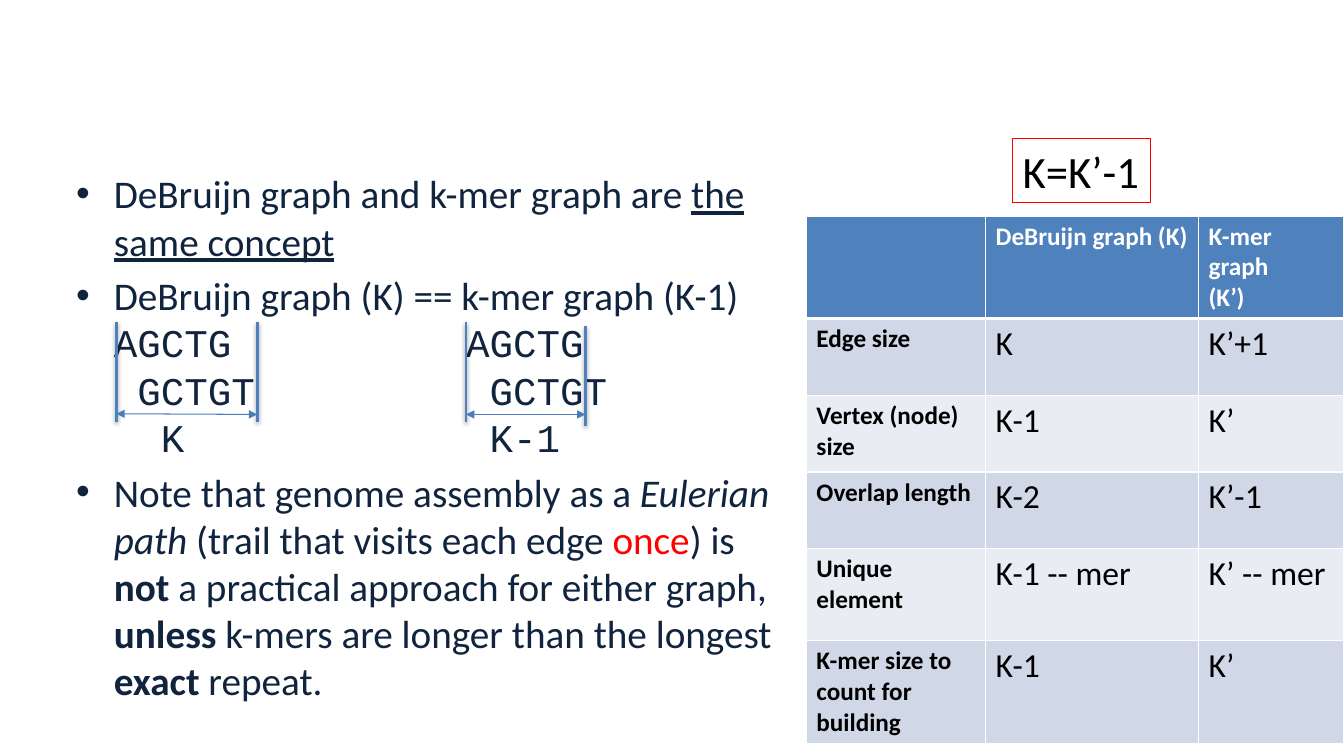
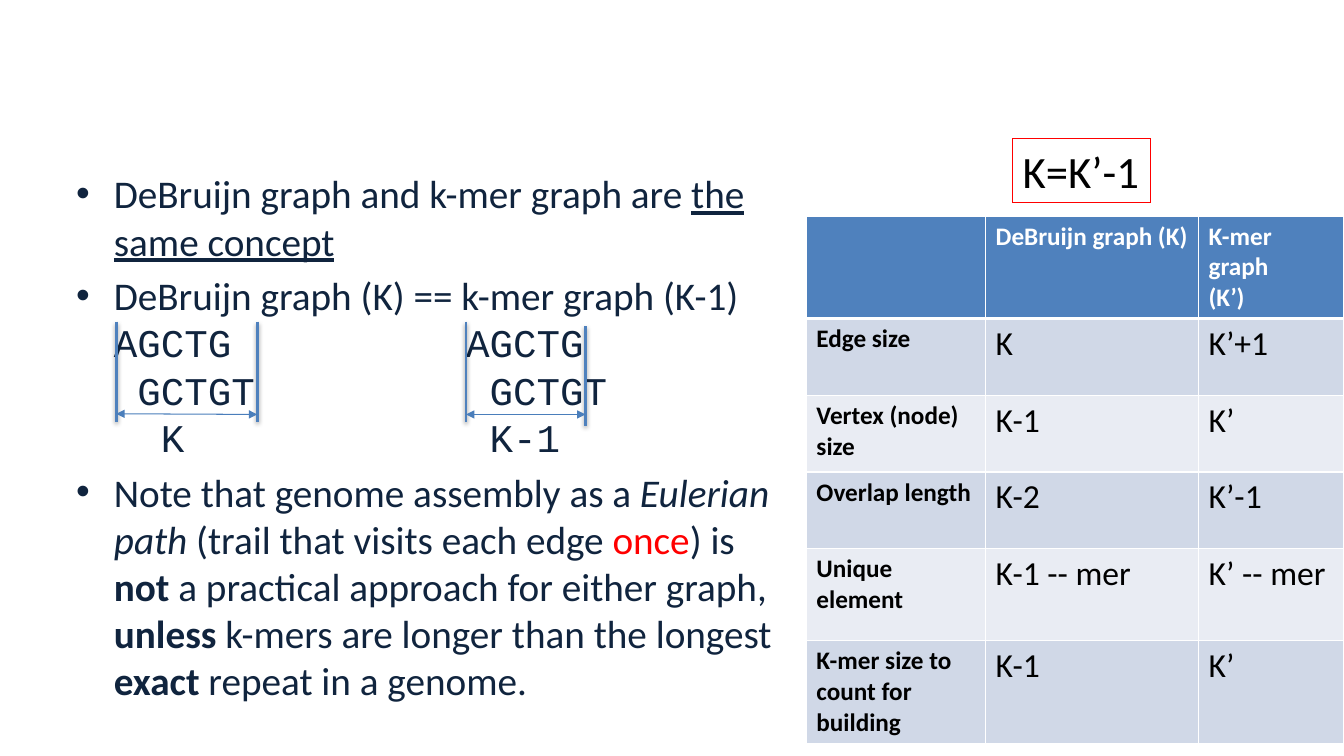
Before and after one commit to alekseyzimin/BME-Algorithms-for-Analysis-of-Genomic-Data, a slide deck: slide 67 of Fall 2026/Week 5 -- Genome Assembly Algorithms.pptx. Drawn at 1344x756 pixels with LibreOffice and Linux fonts; fonts in the diff are those of the drawing; background and template pictures are left out. Boxes give left, top, right and bottom in pixels: in the first picture for what was removed or moved away, otherwise in the second. Text is boxed around its words. In the diff, an @@ line names an element or a change of style, - is before the commit and + after.

```diff
--- a/Fall 2026/Week 5 -- Genome Assembly Algorithms.pptx
+++ b/Fall 2026/Week 5 -- Genome Assembly Algorithms.pptx
@@ text at [114,479,772,702]: text changed @@
-• Note that genome assembly as a Eulerian path (trail that visits each edge once) is not a practical approach for either graph, unless k-mers are longer than the longest exact repeat.
+• Note that genome assembly as a Eulerian path (trail that visits each edge once) is not a practical approach for either graph, unless k-mers are longer than the longest exact repeat in a genome.
```
Also in this commit, not shown: 1 other slide changed.
